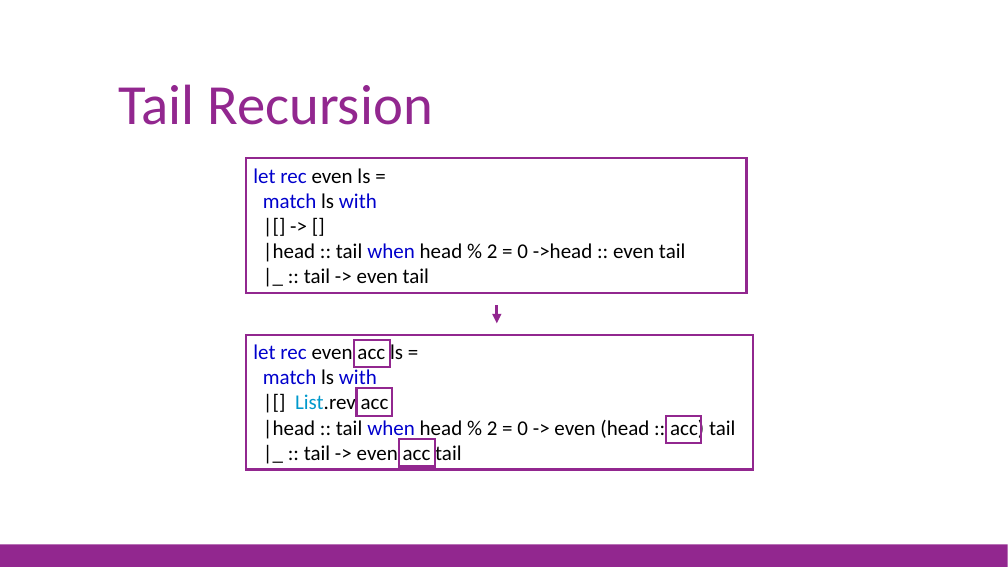
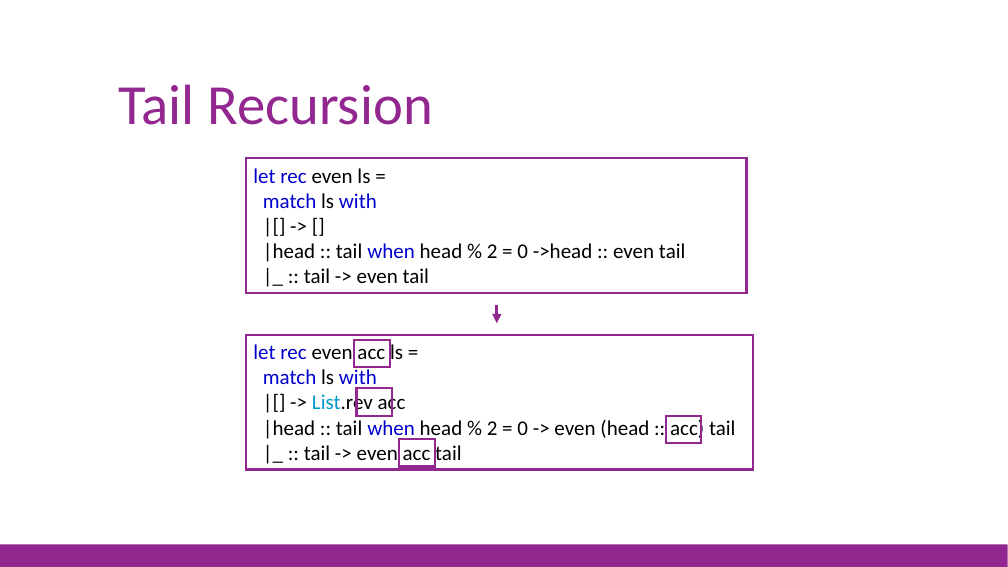
Before and after one commit to jorgef/fsharpworkshop, a slide deck: slide 66 of FSharpWorkshop_Slides.pptx. Drawn at 1008x567 pixels with LibreOffice and Linux fonts; fonts in the diff are those of the drawing. Boxes give left, top, right and bottom in pixels: in the first picture for what was removed or moved away, otherwise in the second. Text is boxed around its words. In the diff, an @@ line names an element or a change of style, - is before the commit and + after.

```diff
--- a/FSharpWorkshop_Slides.pptx
+++ b/FSharpWorkshop_Slides.pptx
@@ text in rectangle at bbox=[312, 392, 406, 416]: text changed @@
-|[] List.rev acc
+|[] -> List.rev acc
```
Also in this commit, not shown: 3 other slides changed, 19 other files.
